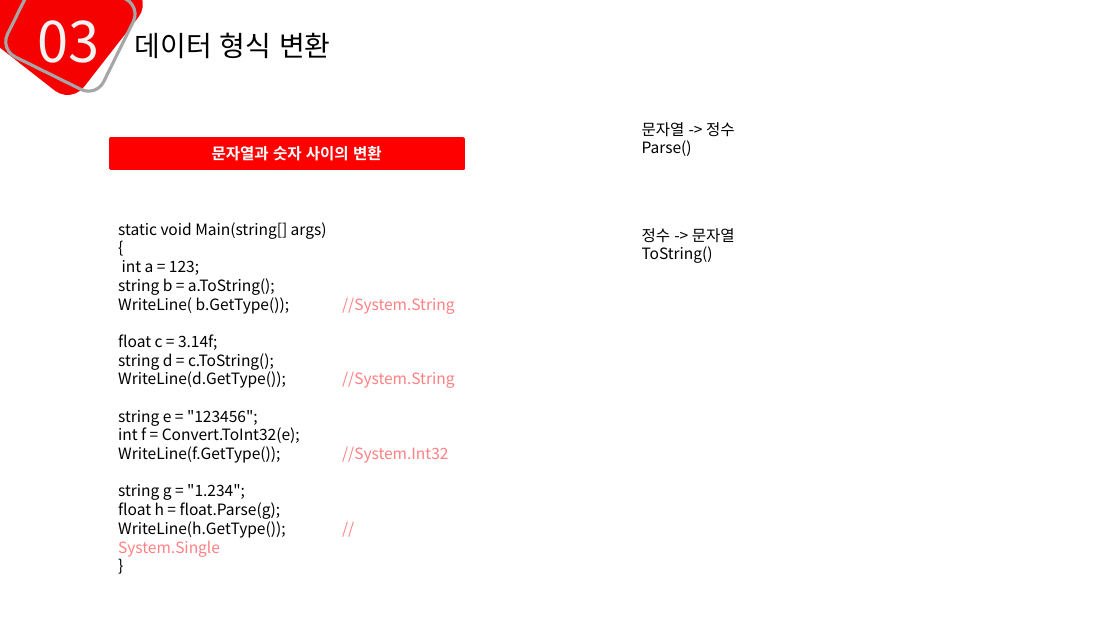
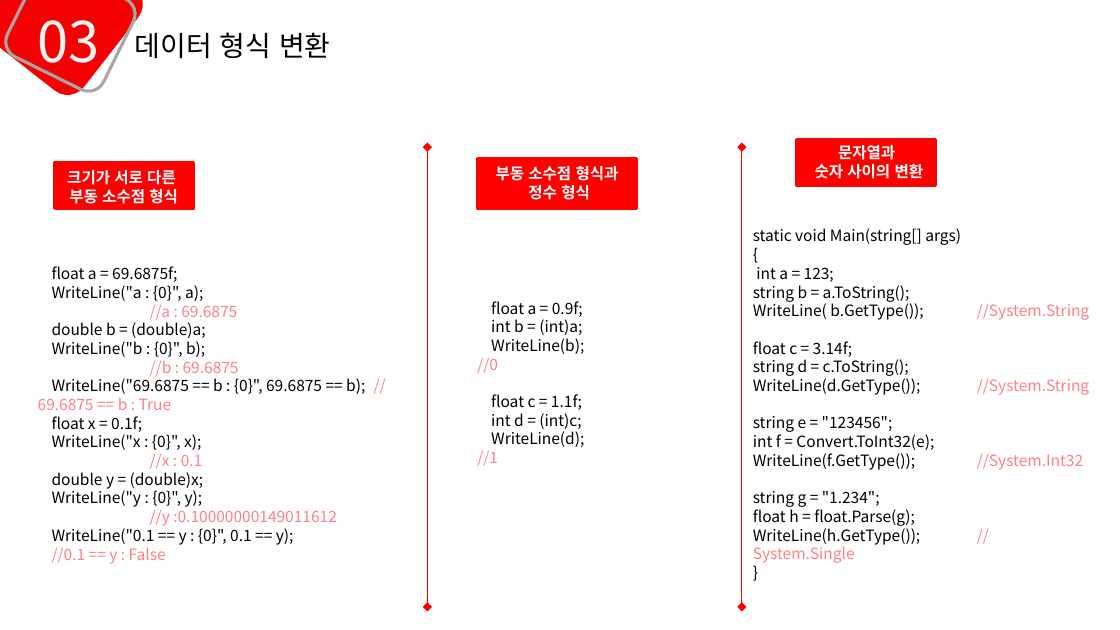
Before and after one commit to mins1119/C-, a slide deck: slide 13 of 1주차.pptx (slide 12 before the commit). Drawn at 1120x630 pixels with LibreOffice and Linux fonts; fonts in the diff are those of the drawing. Boxes give left, top, right and bottom in pixels: in the first picture for what was removed or moved away, otherwise in the second. Text is boxed around its words. In the diff, an @@ line names an element or a change of style, - is before the commit and + after.

```diff
--- a/1주차.pptx
+++ b/1주차.pptx
@@ rectangle removed at [110,139,463,169] @@
@@ double arrow added from (428, 147) to (428, 607), #FF0000 0.75 pt @@
@@ text removed at [642,122,735,156] @@
-문자열 -> 정수
-Parse()
@@ double arrow added from (741, 147) to (741, 607), #FF0000 0.75 pt @@
@@ rectangle added at [797,140,936,186], fill #FF0000, outline #FF0000 2 pt @@
@@ text at [815,145,924,179]: text changed @@
-문자열과 숫자 사이의 변환
+문자열과
+숫자 사이의 변환
@@ rectangle added at [55,162,194,208], fill #FF0000, outline #FF0000 2 pt @@
@@ text added at [67,170,178,204], 10 pt, text #FFFFFF, bold @@
+크기가 서로 다른
+부동 소수점 형식
@@ rectangle added at [477,159,636,208], fill #FF0000, outline #FF0000 2 pt @@
@@ text added at [496,166,619,200], 10 pt, text #FFFFFF, bold @@
+부동 소수점 형식과
+정수 형식
@@ text removed at [642,228,735,263] @@
-정수 -> 문자열
-ToString()
@@ text "static void Main(string[] args)": place and size @@
-text "static void Main(string[] args)" at [118,222,454,557]
+text "static void Main(string[] args)" at [753,228,1089,563]
@@ text added at [38,266,365,564], 10 pt, text #000000 @@
+float a = 69.6875f;
+WriteLine("a : {0}", a);
+//a : 69.6875
+double b = (double)a;
+WriteLine("b : {0}", b);
+//b : 69.6875
+WriteLine("69.6875 == b : {0}", 69.6875 == b); //69.6875 == b : True
+float x = 0.1f;
+WriteLine("x : {0}", x);
+//x : 0.1
+double y = (double)x;
+WriteLine("y : {0}", y);
+//y :0.10000000149011612
+WriteLine("0.1 == y : {0}", 0.1 == y);
+//0.1 == y : False
@@ text added at [477,301,584,466], 10 pt, text #000000 @@
+float a = 0.9f;
+int b = (int)a;
+WriteLine(b); //0
+float c = 1.1f;
+int d = (int)c;
+WriteLine(d); //1
```
Also in this commit, not shown: 3 other slides changed, 1 slide added, 1 slide removed.
